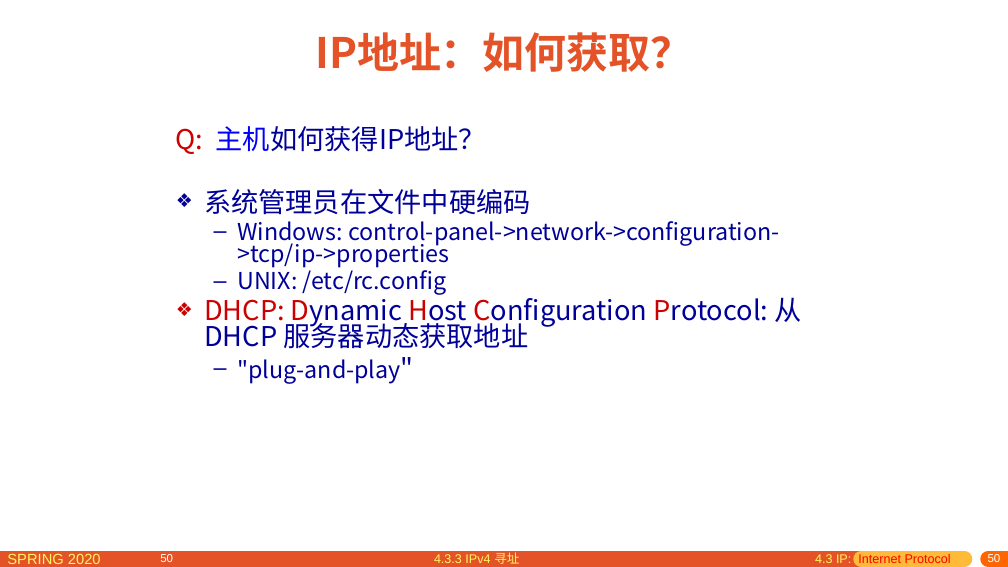
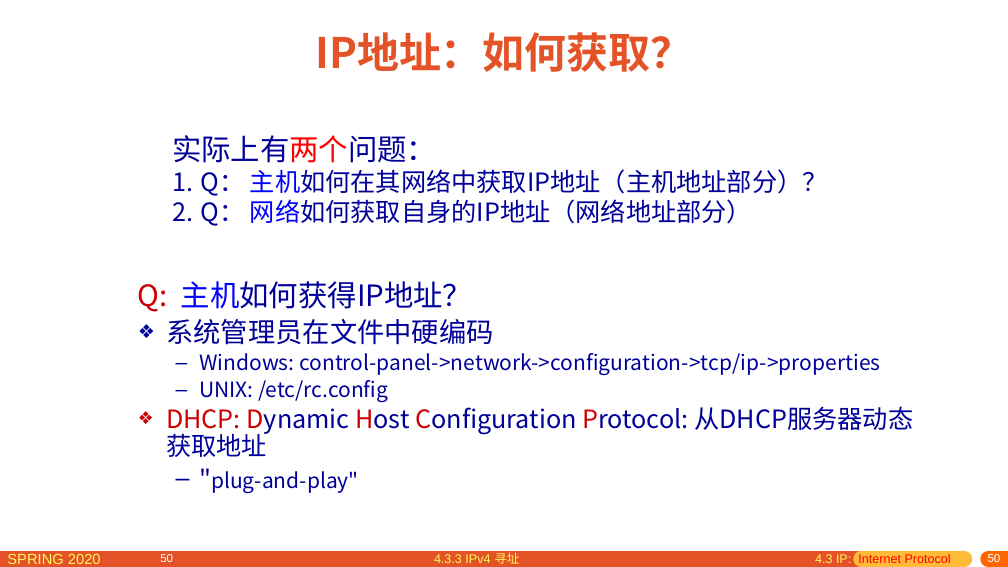
Before and after one commit to network-distributed/presentations, a slide deck: slide 50 of chapter4_cn.pptx. Drawn at 1008x567 pixels with LibreOffice and Linux fonts; fonts in the diff are those of the drawing. Boxes give left, top, right and bottom in pixels: in the first picture for what was removed or moved away, otherwise in the second. Text is boxed around its words. In the diff, an @@ line names an element or a change of style, - is before the commit and + after.

```diff
--- a/chapter4_cn.pptx
+++ b/chapter4_cn.pptx
@@ text added at box(172, 135, 828, 226), 24 pt, text #000099 @@
+实际上有两个问题：
+1. Q： 主机如何在其网络中获取IP地址（主机地址部分）？
+2. Q： 网络如何获取自身的IP地址（网络地址部分）
@@ text "Q: 主机如何获得IP地址？": place and size @@
-text "Q: 主机如何获得IP地址？" at box(176, 126, 802, 384)
+text "Q: 主机如何获得IP地址？" at box(138, 281, 913, 493)
@@ text at box(138, 281, 880, 493): size 25.9 to 28 pt in "Q: 主机如何获得IP地址？"; size 25.9 to 26 pt in "系统管理员在文件中硬编码"; size 22.2 to 20 pt in "Windows: control-panel->network->configuration->tcp/ip->prop ...", "UNIX: /etc/rc.config", ""plug-and-play""; size 22.2 to 24 pt, size 25.9 to 20 pt in ""plug-and-play""; line spacing 0.8 to 0.9 @@
@@ text at box(166, 402, 913, 435): text changed; size 25.9 to 24 pt @@
-❖ DHCP: Dynamic Host Configuration Protocol: 从 DHCP 服务器动态获取地址
+❖ DHCP: Dynamic Host Configuration Protocol: 从DHCP服务器动态获取地址
```
Also in this commit, not shown: 27 other slides changed, 9 slides added, 4 other files.
